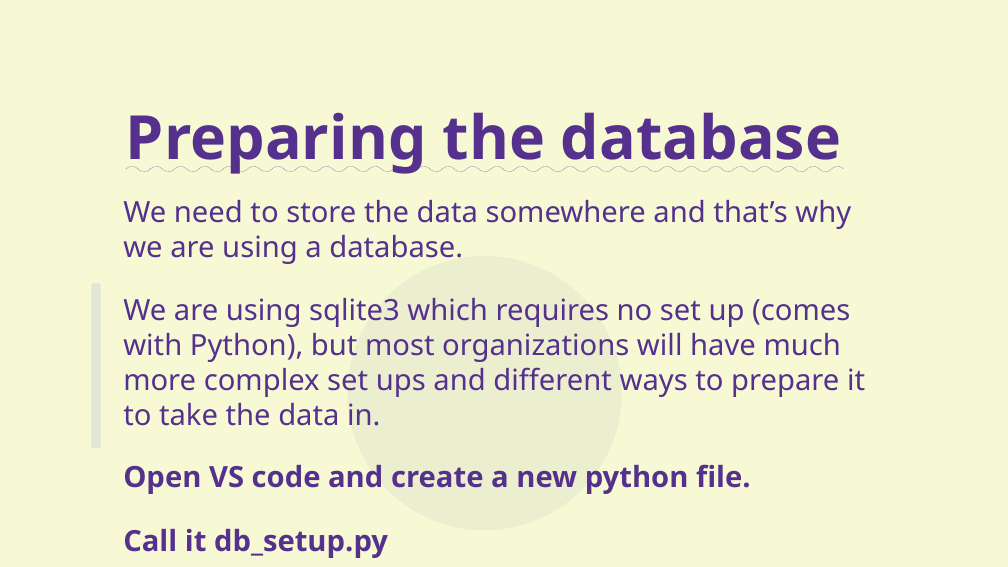
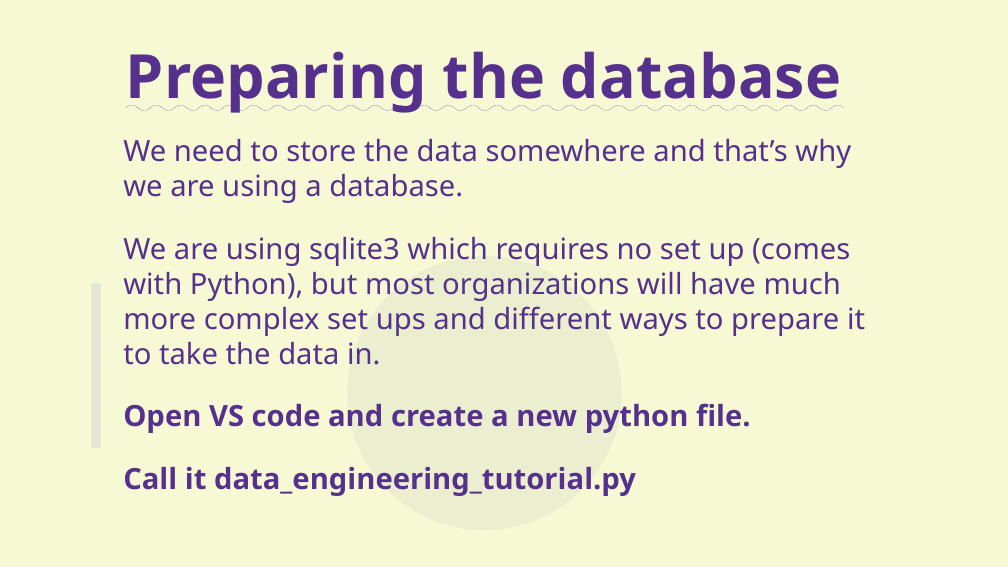
Before and after one commit to aram-de/aas_workshop_pub, a slide deck: slide 14 of presentation_KhanRev.odp. Drawn at 1008x567 pixels with LibreOffice and Linux fonts; fonts in the diff are those of the drawing. Boxes give left, top, right and bottom in pixels: in the first picture for what was removed or moved away, otherwise in the second. Text is boxed around its words. In the diff, an @@ line names an element or a change of style, - is before the commit and + after.

```diff
--- a/presentation_KhanRev.odp
+++ b/presentation_KhanRev.odp
@@ title "Preparing the database": place and size @@
-title "Preparing the database" at bbox=[126, 112, 841, 174]
+title "Preparing the database" at bbox=[126, 51, 841, 113]
@@ text "We need to store the ...": place and size @@
-text "We need to store the ..." at bbox=[123, 200, 865, 558]
+text "We need to store the ..." at bbox=[123, 139, 865, 496]
@@ text at bbox=[123, 467, 636, 496]: text changed @@
-Call it db_setup.py
+Call it data_engineering_tutorial.py
```
Also in this commit, not shown: 26 other slides changed, 2 slides added, 5 slides removed, 2 other files.
